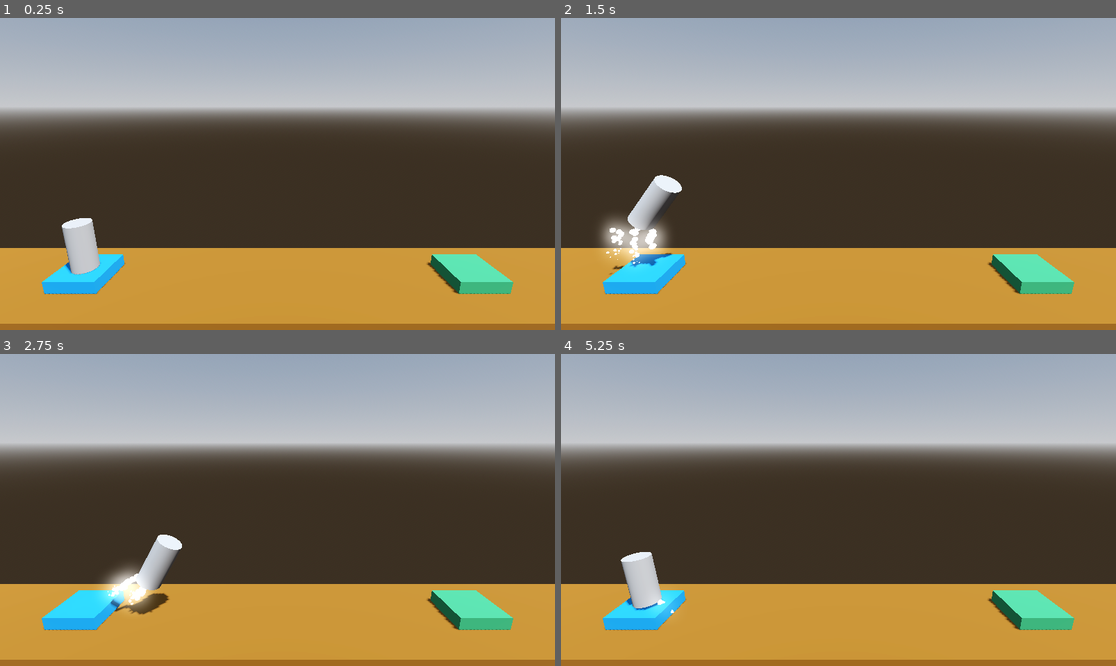
Above: before the commit, frames 1-4 (two rows, left to right).
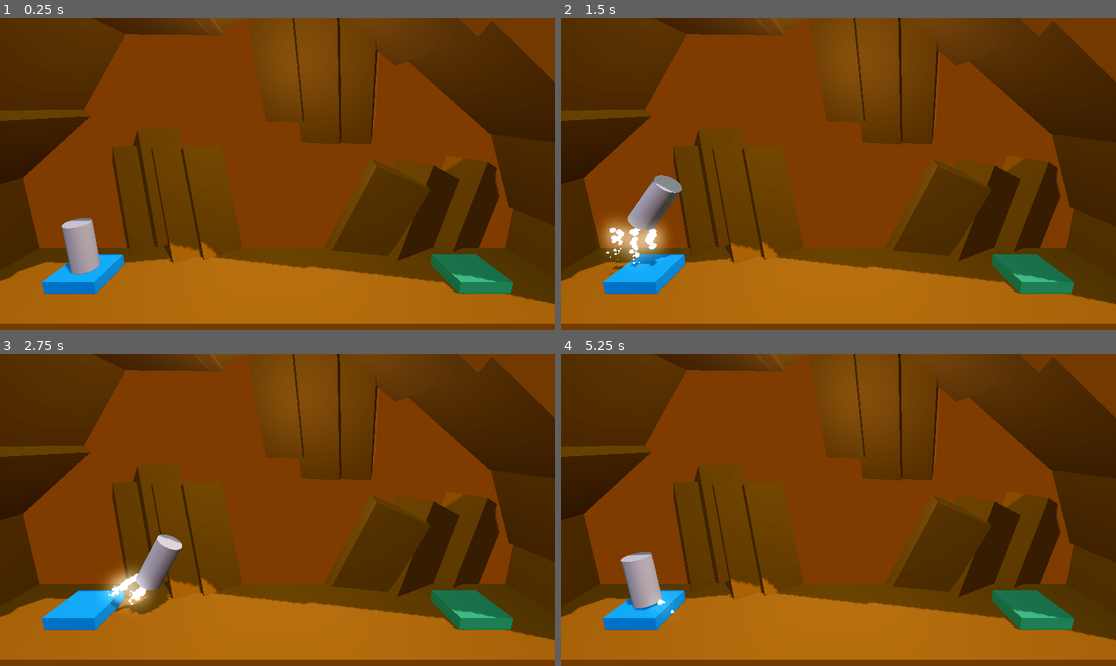
Above: after the commit, the same moments.

Repository: BerkayOzercan/Tutorial-Godot-Project-Boost
Game: Godot game, scene res://Levels/level_1.tscn
The game is run twice, just before and just after one commit, with the same random seed, the same clock (stepped at 60 frames per second) and the same inputs.
Inputs:
- Up to frame 1 (0.25 s): no input
- Up to frame 2 (1.5 s): tap Enter at 0.5 s; hold D (rotate_right) 0.53-1.28 s; hold Space (boost) 0.53-1.28 s; hold A (rotate_left) from 1.28 s (still down); tap Space (boost) at 1.35 s
- Up to frame 3 (2.75 s): release A (rotate_left) at 2.03 s; hold D (rotate_right) from 2.03 s (still down); hold Space (boost) from 2.03 s (still down)
- Up to frame 4 (5.25 s): release Space (boost) at 2.78 s; tap Space (boost) at 2.85, 4.35 s; release D (rotate_right) at 3.53 s; hold Space (boost) 3.53-4.28 s; hold A (rotate_left) from 3.53 s (still down); hold Space (boost) from 5.03 s (still down)

The runs differ from the first frame. In frame 1, 100% of the frame differs, in the area x 0-100%, y 0-100%; in frame 2, 99%; in frame 3, 99%; in frame 4, 100%.

Commit message:
Edit : test levels & lights

Diff:
--- a/Levels/level_1.tscn
+++ b/Levels/level_1.tscn
@@ -10,12 +10,14 @@
 sky_horizon_color = Color(0.64625, 0.65575, 0.67075, 1)
 ground_horizon_color = Color(0.64625, 0.65575, 0.67075, 1)
 
-[sub_resource type="Sky" id="Sky_tl34y"]
+[sub_resource type="Sky" id="Sky_j65p0"]
 sky_material = SubResource("ProceduralSkyMaterial_14uw7")
 
 [sub_resource type="Environment" id="Environment_mia31"]
-background_mode = 2
-sky = SubResource("Sky_tl34y")
+background_mode = 1
+background_color = Color(0.0971755, 0.0492905, 2.10572e-08, 1)
+sky = SubResource("Sky_j65p0")
+ambient_light_source = 3
 tonemap_mode = 2
 glow_enabled = true
 
@@ -26,13 +28,98 @@
 
 [node name="DirectionalLight3D" type="DirectionalLight3D" parent="."]
 transform = Transform3D(0.642788, -0.663414, 0.383022, 0, 0.5, 0.866025, -0.766044, -0.55667, 0.321394, 0, 10, 0)
+light_color = Color(0.606464, 0.497447, 0.553505, 1)
 shadow_enabled = true
+
+[node name="OmniLight3D" type="OmniLight3D" parent="."]
+transform = Transform3D(1, 0, 0, 0, 1, 0, 0, 0, 1, 0, 7.96175, 0)
+light_color = Color(1, 0.961207, 0.832489, 1)
+light_energy = 1.5
+omni_range = 20.0
+omni_attenuation = 0.812254
 
 [node name="Floor" type="CSGBox3D" parent="." groups=["Hazard"]]
 transform = Transform3D(1, 0, 0, 0, 1, 0, 0, 0, 1, 0, -4, 0)
+material_override = ExtResource("1_lp6uf")
 use_collision = true
 size = Vector3(30, 8, 5)
 material = ExtResource("1_lp6uf")
+
+[node name="CSGBox3D" type="CSGBox3D" parent="Floor"]
+transform = Transform3D(1, 0, 0, 0, 1, 0, 0, 0, 1, -13.1895, 5.8456, 0)
+size = Vector3(2, 5.68951, 5)
+
+[node name="CSGBox3D10" type="CSGBox3D" parent="Floor"]
+transform = Transform3D(0.826973, -0.211247, 0.521048, 0, 0.926732, 0.375723, -0.562242, -0.310713, 0.766382, -7.57675, 5.8456, -4.23769)
+size = Vector3(2, 5.68951, 2.91357)
+
+[node name="CSGBox3D11" type="CSGBox3D" parent="Floor"]
+transform = Transform3D(0.826973, -0.211247, 0.521048, 0, 0.926732, 0.375723, -0.562242, -0.310713, 0.766382, -6.07217, 6.74148, -3.92371)
+size = Vector3(2, 5.68951, 2.91357)
+
+[node name="CSGBox3D12" type="CSGBox3D" parent="Floor"]
+transform = Transform3D(0.826973, -0.211247, 0.521048, 0, 0.926732, 0.375723, -0.562242, -0.310713, 0.766382, -5.27145, 5.91452, -3.52544)
+size = Vector3(2, 5.68951, 2.91357)
+
+[node name="CSGBox3D13" type="CSGBox3D" parent="Floor"]
+transform = Transform3D(0.826973, -0.211247, 0.521048, 0, 0.926732, 0.375723, -0.562242, -0.310713, 0.766382, -3.92165, 5.86328, -3.81574)
+size = Vector3(2, 5.68951, 2.91357)
+
+[node name="CSGBox3D14" type="CSGBox3D" parent="Floor"]
+transform = Transform3D(-0.92214, -0.145351, 0.358512, -1.02572e-08, 0.926732, 0.375723, -0.386856, 0.346469, -0.854577, 0.363302, 13.376, -3.97065)
+size = Vector3(2, 5.68951, 2.55103)
+
+[node name="CSGBox3D15" type="CSGBox3D" parent="Floor"]
+transform = Transform3D(-0.92214, -0.145351, 0.358512, -1.02572e-08, 0.926732, 0.375723, -0.386856, 0.346469, -0.854577, 2.12167, 12.9672, -3.7145)
+size = Vector3(2, 7.16812, 2.55103)
+
+[node name="CSGBox3D16" type="CSGBox3D" parent="Floor"]
+transform = Transform3D(-0.92214, -0.145351, 0.358512, -1.02572e-08, 0.926732, 0.375723, -0.386856, 0.346469, -0.854577, 3.66564, 12.9672, -3.7145)
+size = Vector3(2, 7.16812, 2.55103)
+
+[node name="CSGBox3D17" type="CSGBox3D" parent="Floor"]
+transform = Transform3D(-0.192094, 0.368726, -0.909473, -3.55274e-08, 0.926732, 0.375723, 0.981377, 0.0721741, -0.178019, 4.49854, 4.58741, -2.8898)
+size = Vector3(2, 7.16812, 2.55103)
+
+[node name="CSGBox3D18" type="CSGBox3D" parent="Floor"]
+transform = Transform3D(0.47418, 0.330797, -0.815921, -3.55274e-08, 0.926732, 0.375723, 0.880428, -0.17816, 0.439438, 6.52812, 4.58741, -2.8898)
+size = Vector3(2, 7.16812, 2.55103)
+
+[node name="CSGBox3D19" type="CSGBox3D" parent="Floor"]
+transform = Transform3D(0.47418, 0.330797, -0.815921, -3.55274e-08, 0.926732, 0.375723, 0.880428, -0.17816, 0.439438, 9.61101, 4.58741, -3.68101)
+size = Vector3(2, 7.16812, 2.55103)
+
+[node name="CSGBox3D2" type="CSGBox3D" parent="Floor"]
+transform = Transform3D(0.613321, 0.789834, 0, -0.789834, 0.613321, 0, 0, 0, 1, -11.332, 9.62319, 0)
+size = Vector3(2, 5.68951, 5)
+
+[node name="CSGBox3D3" type="CSGBox3D" parent="Floor"]
+transform = Transform3D(-0.802526, -0.596617, 0, 0.596617, -0.802526, 0, 0, 0, 1, -8.58607, 12.7136, 0)
+size = Vector3(2, 5.68951, 5)
+
+[node name="CSGBox3D4" type="CSGBox3D" parent="Floor"]
+transform = Transform3D(0.0113094, -0.999936, 0, 0.999936, 0.0113094, 0, 0, 0, 1, -5.13417, 14.9545, 0)
+size = Vector3(2, 5.68951, 5)
+
+[node name="CSGBox3D5" type="CSGBox3D" parent="Floor"]
+transform = Transform3D(-0.358172, -0.933655, 0, 0.933655, -0.358172, 0, 0, 0, 1, -0.534401, 15.8456, 0)
+size = Vector3(2, 5.68951, 5)
+
+[node name="CSGBox3D6" type="CSGBox3D" parent="Floor"]
+transform = Transform3D(0.602776, -0.79791, 0, 0.79791, 0.602776, 0, 0, 0, 1, 3.42653, 15.2293, 0)
+size = Vector3(2, 5.68951, 5)
+
+[node name="CSGBox3D7" type="CSGBox3D" parent="Floor"]
+transform = Transform3D(0.602776, -0.79791, 0, 0.79791, 0.602776, 0, 0, 0, 1, 8.10111, 12.2872, 0)
+size = Vector3(2, 5.68951, 5)
+
+[node name="CSGBox3D8" type="CSGBox3D" parent="Floor"]
+transform = Transform3D(0.999811, -0.0194419, 0, 0.0194419, 0.999811, 0, 0, 0, 1, 12.6037, 6.43879, 0)
+size = Vector3(2, 5.68951, 5)
+
+[node name="CSGBox3D9" type="CSGBox3D" parent="Floor"]
+transform = Transform3D(0.915873, -0.401468, 0, 0.401468, 0.915873, 0, 0, 0, 1, 11.1441, 9.23213, 0)
+size = Vector3(2, 5.68951, 5)
 
 [node name="LunchPad" type="CSGBox3D" parent="."]
 transform = Transform3D(1, 0, 0, 0, 1, 0, 0, 0, 1, -8, 0.25, 0)
--- a/Levels/level_2.tscn
+++ b/Levels/level_2.tscn
@@ -6,33 +6,120 @@
 [ext_resource type="Script" path="res://Scripts/LandingPad.gd" id="4_3jxm7"]
 [ext_resource type="PackedScene" uid="uid://dic5jfwahf0yv" path="res://player.tscn" id="5_ge0da"]
 
-[sub_resource type="ProceduralSkyMaterial" id="ProceduralSkyMaterial_14uw7"]
+[sub_resource type="ProceduralSkyMaterial" id="ProceduralSkyMaterial_00s08"]
 sky_horizon_color = Color(0.64625, 0.65575, 0.67075, 1)
 ground_horizon_color = Color(0.64625, 0.65575, 0.67075, 1)
 
 [sub_resource type="Sky" id="Sky_tl34y"]
-sky_material = SubResource("ProceduralSkyMaterial_14uw7")
+sky_material = SubResource("ProceduralSkyMaterial_00s08")
 
-[sub_resource type="Environment" id="Environment_mia31"]
-background_mode = 2
+[sub_resource type="Environment" id="Environment_3fdaw"]
+background_mode = 1
+background_color = Color(0.0971755, 0.0492905, 2.10572e-08, 1)
 sky = SubResource("Sky_tl34y")
+ambient_light_source = 3
 tonemap_mode = 2
 glow_enabled = true
 
 [node name="Level" type="Node3D"]
 
 [node name="WorldEnvironment" type="WorldEnvironment" parent="."]
-environment = SubResource("Environment_mia31")
+environment = SubResource("Environment_3fdaw")
 
 [node name="DirectionalLight3D" type="DirectionalLight3D" parent="."]
-transform = Transform3D(0.642788, -0.663414, 0.383022, 0, 0.5, 0.866025, -0.766044, -0.55667, 0.321394, 0, 10, 0)
+transform = Transform3D(0.642788, -0.663414, 0.383022, 0, 0.5, 0.866025, -0.766044, -0.556671, 0.321394, 0, 10, 0)
+light_color = Color(0.606464, 0.497447, 0.553505, 1)
 shadow_enabled = true
+
+[node name="OmniLight3D" type="OmniLight3D" parent="."]
+transform = Transform3D(1, 0, 0, 0, 1, 0, 0, 0, 1, 0, 7.96175, 0)
+light_color = Color(1, 0.961207, 0.832489, 1)
+light_energy = 1.5
+omni_range = 20.0
+omni_attenuation = 0.812254
 
 [node name="Floor" type="CSGBox3D" parent="." groups=["Hazard"]]
 transform = Transform3D(1, 0, 0, 0, 1, 0, 0, 0, 1, 0, -4, 0)
+material_override = ExtResource("1_pq0h7")
 use_collision = true
 size = Vector3(30, 8, 5)
 material = ExtResource("1_pq0h7")
+
+[node name="CSGBox3D" type="CSGBox3D" parent="Floor"]
+transform = Transform3D(1, 0, 0, 0, 1, 0, 0, 0, 1, -13.1895, 5.8456, 0)
+size = Vector3(2, 5.68951, 5)
+
+[node name="CSGBox3D10" type="CSGBox3D" parent="Floor"]
+transform = Transform3D(0.826973, -0.211247, 0.521048, 0, 0.926732, 0.375723, -0.562242, -0.310713, 0.766382, -7.57675, 5.8456, -4.23769)
+size = Vector3(2, 5.68951, 2.91357)
+
+[node name="CSGBox3D11" type="CSGBox3D" parent="Floor"]
+transform = Transform3D(0.826973, -0.211247, 0.521048, 0, 0.926732, 0.375723, -0.562242, -0.310713, 0.766382, -6.07217, 6.74148, -3.92371)
+size = Vector3(2, 5.68951, 2.91357)
+
+[node name="CSGBox3D12" type="CSGBox3D" parent="Floor"]
+transform = Transform3D(0.826973, -0.211247, 0.521048, 0, 0.926732, 0.375723, -0.562242, -0.310713, 0.766382, -5.27145, 5.91452, -3.52544)
+size = Vector3(2, 5.68951, 2.91357)
+
+[node name="CSGBox3D13" type="CSGBox3D" parent="Floor"]
+transform = Transform3D(0.826973, -0.211247, 0.521048, 0, 0.926732, 0.375723, -0.562242, -0.310713, 0.766382, -3.92165, 5.86328, -3.81574)
+size = Vector3(2, 5.68951, 2.91357)
+
+[node name="CSGBox3D14" type="CSGBox3D" parent="Floor"]
+transform = Transform3D(-0.92214, -0.145351, 0.358512, -1.02572e-08, 0.926732, 0.375723, -0.386856, 0.346469, -0.854577, 0.363302, 13.376, -3.97065)
+size = Vector3(2, 5.68951, 2.55103)
+
+[node name="CSGBox3D15" type="CSGBox3D" parent="Floor"]
+transform = Transform3D(-0.92214, -0.145351, 0.358512, -1.02572e-08, 0.926732, 0.375723, -0.386856, 0.346469, -0.854577, 2.12167, 12.9672, -3.7145)
+size = Vector3(2, 7.16812, 2.55103)
+
+[node name="CSGBox3D16" type="CSGBox3D" parent="Floor"]
+transform = Transform3D(-0.92214, -0.145351, 0.358512, -1.02572e-08, 0.926732, 0.375723, -0.386856, 0.346469, -0.854577, 3.66564, 12.9672, -3.7145)
+size = Vector3(2, 7.16812, 2.55103)
+
+[node name="CSGBox3D17" type="CSGBox3D" parent="Floor"]
+transform = Transform3D(-0.192094, 0.368726, -0.909473, -3.55274e-08, 0.926732, 0.375723, 0.981377, 0.0721741, -0.178019, 4.49854, 4.58741, -2.8898)
+size = Vector3(2, 7.16812, 2.55103)
+
+[node name="CSGBox3D18" type="CSGBox3D" parent="Floor"]
+transform = Transform3D(0.47418, 0.330797, -0.815921, -3.55274e-08, 0.926732, 0.375723, 0.880428, -0.17816, 0.439438, 6.52812, 4.58741, -2.8898)
+size = Vector3(2, 7.16812, 2.55103)
+
+[node name="CSGBox3D19" type="CSGBox3D" parent="Floor"]
+transform = Transform3D(0.47418, 0.330797, -0.815921, -3.55274e-08, 0.926732, 0.375723, 0.880428, -0.17816, 0.439438, 9.61101, 4.58741, -3.68101)
+size = Vector3(2, 7.16812, 2.55103)
+
+[node name="CSGBox3D2" type="CSGBox3D" parent="Floor"]
+transform = Transform3D(0.613321, 0.789834, 0, -0.789834, 0.613321, 0, 0, 0, 1, -11.332, 9.62319, 0)
+size = Vector3(2, 5.68951, 5)
+
+[node name="CSGBox3D3" type="CSGBox3D" parent="Floor"]
+transform = Transform3D(-0.802526, -0.596617, 0, 0.596617, -0.802526, 0, 0, 0, 1, -8.58607, 12.7136, 0)
+size = Vector3(2, 5.68951, 5)
+
+[node name="CSGBox3D4" type="CSGBox3D" parent="Floor"]
+transform = Transform3D(0.0113094, -0.999936, 0, 0.999936, 0.0113094, 0, 0, 0, 1, -5.13417, 14.9545, 0)
+size = Vector3(2, 5.68951, 5)
+
+[node name="CSGBox3D5" type="CSGBox3D" parent="Floor"]
+transform = Transform3D(-0.358172, -0.933655, 0, 0.933655, -0.358172, 0, 0, 0, 1, -0.534401, 15.8456, 0)
+size = Vector3(2, 5.68951, 5)
+
+[node name="CSGBox3D6" type="CSGBox3D" parent="Floor"]
+transform = Transform3D(0.602776, -0.79791, 0, 0.79791, 0.602776, 0, 0, 0, 1, 3.42653, 15.2293, 0)
+size = Vector3(2, 5.68951, 5)
+
+[node name="CSGBox3D7" type="CSGBox3D" parent="Floor"]
+transform = Transform3D(0.602776, -0.79791, 0, 0.79791, 0.602776, 0, 0, 0, 1, 8.10111, 12.2872, 0)
+size = Vector3(2, 5.68951, 5)
+
+[node name="CSGBox3D8" type="CSGBox3D" parent="Floor"]
+transform = Transform3D(0.999811, -0.0194419, 0, 0.0194419, 0.999811, 0, 0, 0, 1, 12.6037, 6.43879, 0)
+size = Vector3(2, 5.68951, 5)
+
+[node name="CSGBox3D9" type="CSGBox3D" parent="Floor"]
+transform = Transform3D(0.915873, -0.401468, 0, 0.401468, 0.915873, 0, 0, 0, 1, 11.1441, 9.23213, 0)
+size = Vector3(2, 5.68951, 5)
 
 [node name="Obstacle" type="CSGBox3D" parent="." groups=["Hazard"]]
 transform = Transform3D(1, 0, 0, 0, 1, 0, 0, 0, 1, 0, 1.5, 0)
--- a/Levels/level_3.tscn
+++ b/Levels/level_3.tscn
@@ -6,33 +6,120 @@
 [ext_resource type="Script" path="res://Scripts/LandingPad.gd" id="4_h6hhe"]
 [ext_resource type="PackedScene" uid="uid://dic5jfwahf0yv" path="res://player.tscn" id="5_6klgp"]
 
-[sub_resource type="ProceduralSkyMaterial" id="ProceduralSkyMaterial_14uw7"]
+[sub_resource type="ProceduralSkyMaterial" id="ProceduralSkyMaterial_jd8p4"]
 sky_horizon_color = Color(0.64625, 0.65575, 0.67075, 1)
 ground_horizon_color = Color(0.64625, 0.65575, 0.67075, 1)
 
-[sub_resource type="Sky" id="Sky_tl34y"]
-sky_material = SubResource("ProceduralSkyMaterial_14uw7")
+[sub_resource type="Sky" id="Sky_iv1s5"]
+sky_material = SubResource("ProceduralSkyMaterial_jd8p4")
 
-[sub_resource type="Environment" id="Environment_mia31"]
-background_mode = 2
-sky = SubResource("Sky_tl34y")
+[sub_resource type="Environment" id="Environment_tkaxr"]
+background_mode = 1
+background_color = Color(0.0971755, 0.0492905, 2.10572e-08, 1)
+sky = SubResource("Sky_iv1s5")
+ambient_light_source = 3
 tonemap_mode = 2
 glow_enabled = true
 
 [node name="Level" type="Node3D"]
 
 [node name="WorldEnvironment" type="WorldEnvironment" parent="."]
-environment = SubResource("Environment_mia31")
+environment = SubResource("Environment_tkaxr")
 
 [node name="DirectionalLight3D" type="DirectionalLight3D" parent="."]
-transform = Transform3D(0.642788, -0.663414, 0.383022, 0, 0.5, 0.866025, -0.766044, -0.55667, 0.321394, 0, 10, 0)
+transform = Transform3D(0.642788, -0.663414, 0.383022, 0, 0.5, 0.866025, -0.766044, -0.556671, 0.321394, 0, 10, 0)
+light_color = Color(0.606464, 0.497447, 0.553505, 1)
 shadow_enabled = true
+
+[node name="OmniLight3D" type="OmniLight3D" parent="."]
+transform = Transform3D(1, 0, 0, 0, 1, 0, 0, 0, 1, 0, 7.96175, 0)
+light_color = Color(1, 0.961207, 0.832489, 1)
+light_energy = 1.5
+omni_range = 20.0
+omni_attenuation = 0.812254
 
 [node name="Floor" type="CSGBox3D" parent="." groups=["Hazard"]]
 transform = Transform3D(1, 0, 0, 0, 1, 0, 0, 0, 1, 0, -4, 0)
+material_override = ExtResource("1_gvn3g")
 use_collision = true
 size = Vector3(30, 8, 5)
 material = ExtResource("1_gvn3g")
+
+[node name="CSGBox3D" type="CSGBox3D" parent="Floor"]
+transform = Transform3D(1, 0, 0, 0, 1, 0, 0, 0, 1, -13.1895, 5.8456, 0)
+size = Vector3(2, 5.68951, 5)
+
+[node name="CSGBox3D10" type="CSGBox3D" parent="Floor"]
+transform = Transform3D(0.826973, -0.211247, 0.521048, 0, 0.926732, 0.375723, -0.562242, -0.310713, 0.766382, -7.57675, 5.8456, -4.23769)
+size = Vector3(2, 5.68951, 2.91357)
+
+[node name="CSGBox3D11" type="CSGBox3D" parent="Floor"]
+transform = Transform3D(0.826973, -0.211247, 0.521048, 0, 0.926732, 0.375723, -0.562242, -0.310713, 0.766382, -6.07217, 6.74148, -3.92371)
+size = Vector3(2, 5.68951, 2.91357)
+
+[node name="CSGBox3D12" type="CSGBox3D" parent="Floor"]
+transform = Transform3D(0.826973, -0.211247, 0.521048, 0, 0.926732, 0.375723, -0.562242, -0.310713, 0.766382, -5.27145, 5.91452, -3.52544)
+size = Vector3(2, 5.68951, 2.91357)
+
+[node name="CSGBox3D13" type="CSGBox3D" parent="Floor"]
+transform = Transform3D(0.826973, -0.211247, 0.521048, 0, 0.926732, 0.375723, -0.562242, -0.310713, 0.766382, -3.92165, 5.86328, -3.81574)
+size = Vector3(2, 5.68951, 2.91357)
+
+[node name="CSGBox3D14" type="CSGBox3D" parent="Floor"]
+transform = Transform3D(-0.92214, -0.145351, 0.358512, -1.02572e-08, 0.926732, 0.375723, -0.386856, 0.346469, -0.854577, 0.363302, 13.376, -3.97065)
+size = Vector3(2, 5.68951, 2.55103)
+
+[node name="CSGBox3D15" type="CSGBox3D" parent="Floor"]
+transform = Transform3D(-0.92214, -0.145351, 0.358512, -1.02572e-08, 0.926732, 0.375723, -0.386856, 0.346469, -0.854577, 2.12167, 12.9672, -3.7145)
+size = Vector3(2, 7.16812, 2.55103)
+
+[node name="CSGBox3D16" type="CSGBox3D" parent="Floor"]
+transform = Transform3D(-0.92214, -0.145351, 0.358512, -1.02572e-08, 0.926732, 0.375723, -0.386856, 0.346469, -0.854577, 3.66564, 12.9672, -3.7145)
+size = Vector3(2, 7.16812, 2.55103)
+
+[node name="CSGBox3D17" type="CSGBox3D" parent="Floor"]
+transform = Transform3D(-0.192094, 0.368726, -0.909473, -3.55274e-08, 0.926732, 0.375723, 0.981377, 0.0721741, -0.178019, 4.49854, 4.58741, -2.8898)
+size = Vector3(2, 7.16812, 2.55103)
+
+[node name="CSGBox3D18" type="CSGBox3D" parent="Floor"]
+transform = Transform3D(0.47418, 0.330797, -0.815921, -3.55274e-08, 0.926732, 0.375723, 0.880428, -0.17816, 0.439438, 6.52812, 4.58741, -2.8898)
+size = Vector3(2, 7.16812, 2.55103)
+
+[node name="CSGBox3D19" type="CSGBox3D" parent="Floor"]
+transform = Transform3D(0.47418, 0.330797, -0.815921, -3.55274e-08, 0.926732, 0.375723, 0.880428, -0.17816, 0.439438, 9.61101, 4.58741, -3.68101)
+size = Vector3(2, 7.16812, 2.55103)
+
+[node name="CSGBox3D2" type="CSGBox3D" parent="Floor"]
+transform = Transform3D(0.613321, 0.789834, 0, -0.789834, 0.613321, 0, 0, 0, 1, -11.332, 9.62319, 0)
+size = Vector3(2, 5.68951, 5)
+
+[node name="CSGBox3D3" type="CSGBox3D" parent="Floor"]
+transform = Transform3D(-0.802526, -0.596617, 0, 0.596617, -0.802526, 0, 0, 0, 1, -8.58607, 12.7136, 0)
+size = Vector3(2, 5.68951, 5)
+
+[node name="CSGBox3D4" type="CSGBox3D" parent="Floor"]
+transform = Transform3D(0.0113094, -0.999936, 0, 0.999936, 0.0113094, 0, 0, 0, 1, -5.13417, 14.9545, 0)
+size = Vector3(2, 5.68951, 5)
+
+[node name="CSGBox3D5" type="CSGBox3D" parent="Floor"]
+transform = Transform3D(-0.358172, -0.933655, 0, 0.933655, -0.358172, 0, 0, 0, 1, -0.534401, 15.8456, 0)
+size = Vector3(2, 5.68951, 5)
+
+[node name="CSGBox3D6" type="CSGBox3D" parent="Floor"]
+transform = Transform3D(0.602776, -0.79791, 0, 0.79791, 0.602776, 0, 0, 0, 1, 3.42653, 15.2293, 0)
+size = Vector3(2, 5.68951, 5)
+
+[node name="CSGBox3D7" type="CSGBox3D" parent="Floor"]
+transform = Transform3D(0.602776, -0.79791, 0, 0.79791, 0.602776, 0, 0, 0, 1, 8.10111, 12.2872, 0)
+size = Vector3(2, 5.68951, 5)
+
+[node name="CSGBox3D8" type="CSGBox3D" parent="Floor"]
+transform = Transform3D(0.999811, -0.0194419, 0, 0.0194419, 0.999811, 0, 0, 0, 1, 12.6037, 6.43879, 0)
+size = Vector3(2, 5.68951, 5)
+
+[node name="CSGBox3D9" type="CSGBox3D" parent="Floor"]
+transform = Transform3D(0.915873, -0.401468, 0, 0.401468, 0.915873, 0, 0, 0, 1, 11.1441, 9.23213, 0)
+size = Vector3(2, 5.68951, 5)
 
 [node name="Obstacle" type="CSGBox3D" parent="." groups=["Hazard"]]
 transform = Transform3D(1, 0, 0, 0, 1, 0, 0, 0, 1, 0, 1.5, 0)
@@ -72,7 +159,7 @@
 size = Vector3(2, 0.5, 2)
 material = ExtResource("2_lk70i")
 script = ExtResource("4_h6hhe")
-level_file_path = "res://Levels/level_1.tscn"
+level_file_path = "res://Levels/level_4.tscn"
 
 [node name="Camera3D" type="Camera3D" parent="."]
 transform = Transform3D(1, 0, 0, 0, 0.970296, 0.241922, 0, -0.241922, 0.970296, 0, 7, 10)
--- a/Levels/level_4.tscn
+++ b/Levels/level_4.tscn
@@ -7,33 +7,120 @@
 [ext_resource type="PackedScene" uid="uid://dic5jfwahf0yv" path="res://player.tscn" id="5_3jxqq"]
 [ext_resource type="PackedScene" uid="uid://gi50blwd6am5" path="res://Obstacles/moving_hazard.tscn" id="6_m38wt"]
 
-[sub_resource type="ProceduralSkyMaterial" id="ProceduralSkyMaterial_14uw7"]
+[sub_resource type="ProceduralSkyMaterial" id="ProceduralSkyMaterial_f1mwb"]
 sky_horizon_color = Color(0.64625, 0.65575, 0.67075, 1)
 ground_horizon_color = Color(0.64625, 0.65575, 0.67075, 1)
 
-[sub_resource type="Sky" id="Sky_tl34y"]
-sky_material = SubResource("ProceduralSkyMaterial_14uw7")
+[sub_resource type="Sky" id="Sky_ew6is"]
+sky_material = SubResource("ProceduralSkyMaterial_f1mwb")
 
-[sub_resource type="Environment" id="Environment_mia31"]
-background_mode = 2
-sky = SubResource("Sky_tl34y")
+[sub_resource type="Environment" id="Environment_piwp3"]
+background_mode = 1
+background_color = Color(0.0971755, 0.0492905, 2.10572e-08, 1)
+sky = SubResource("Sky_ew6is")
+ambient_light_source = 3
 tonemap_mode = 2
 glow_enabled = true
 
 [node name="Level" type="Node3D"]
 
 [node name="WorldEnvironment" type="WorldEnvironment" parent="."]
-environment = SubResource("Environment_mia31")
+environment = SubResource("Environment_piwp3")
 
 [node name="DirectionalLight3D" type="DirectionalLight3D" parent="."]
-transform = Transform3D(0.642788, -0.663414, 0.383022, 0, 0.5, 0.866025, -0.766044, -0.55667, 0.321394, 0, 10, 0)
+transform = Transform3D(0.642788, -0.663414, 0.383022, 0, 0.5, 0.866025, -0.766044, -0.556671, 0.321394, 0, 10, 0)
+light_color = Color(0.606464, 0.497447, 0.553505, 1)
 shadow_enabled = true
+
+[node name="OmniLight3D" type="OmniLight3D" parent="."]
+transform = Transform3D(1, 0, 0, 0, 1, 0, 0, 0, 1, 0, 7.96175, 0)
+light_color = Color(1, 0.961207, 0.832489, 1)
+light_energy = 1.5
+omni_range = 20.0
+omni_attenuation = 0.812254
 
 [node name="Floor" type="CSGBox3D" parent="." groups=["Hazard"]]
 transform = Transform3D(1, 0, 0, 0, 1, 0, 0, 0, 1, 0, -4, 0)
+material_override = ExtResource("1_fd6wq")
 use_collision = true
 size = Vector3(30, 8, 5)
 material = ExtResource("1_fd6wq")
+
+[node name="CSGBox3D" type="CSGBox3D" parent="Floor"]
+transform = Transform3D(1, 0, 0, 0, 1, 0, 0, 0, 1, -13.1895, 5.8456, 0)
+size = Vector3(2, 5.68951, 5)
+
+[node name="CSGBox3D10" type="CSGBox3D" parent="Floor"]
+transform = Transform3D(0.826973, -0.211247, 0.521048, 0, 0.926732, 0.375723, -0.562242, -0.310713, 0.766382, -7.57675, 5.8456, -4.23769)
+size = Vector3(2, 5.68951, 2.91357)
+
+[node name="CSGBox3D11" type="CSGBox3D" parent="Floor"]
+transform = Transform3D(0.826973, -0.211247, 0.521048, 0, 0.926732, 0.375723, -0.562242, -0.310713, 0.766382, -6.07217, 6.74148, -3.92371)
+size = Vector3(2, 5.68951, 2.91357)
+
+[node name="CSGBox3D12" type="CSGBox3D" parent="Floor"]
+transform = Transform3D(0.826973, -0.211247, 0.521048, 0, 0.926732, 0.375723, -0.562242, -0.310713, 0.766382, -5.27145, 5.91452, -3.52544)
+size = Vector3(2, 5.68951, 2.91357)
+
+[node name="CSGBox3D13" type="CSGBox3D" parent="Floor"]
+transform = Transform3D(0.826973, -0.211247, 0.521048, 0, 0.926732, 0.375723, -0.562242, -0.310713, 0.766382, -3.92165, 5.86328, -3.81574)
+size = Vector3(2, 5.68951, 2.91357)
+
+[node name="CSGBox3D14" type="CSGBox3D" parent="Floor"]
+transform = Transform3D(-0.92214, -0.145351, 0.358512, -1.02572e-08, 0.926732, 0.375723, -0.386856, 0.346469, -0.854577, 0.363302, 13.376, -3.97065)
+size = Vector3(2, 5.68951, 2.55103)
+
+[node name="CSGBox3D15" type="CSGBox3D" parent="Floor"]
+transform = Transform3D(-0.92214, -0.145351, 0.358512, -1.02572e-08, 0.926732, 0.375723, -0.386856, 0.346469, -0.854577, 2.12167, 12.9672, -3.7145)
+size = Vector3(2, 7.16812, 2.55103)
+
+[node name="CSGBox3D16" type="CSGBox3D" parent="Floor"]
+transform = Transform3D(-0.92214, -0.145351, 0.358512, -1.02572e-08, 0.926732, 0.375723, -0.386856, 0.346469, -0.854577, 3.66564, 12.9672, -3.7145)
+size = Vector3(2, 7.16812, 2.55103)
+
+[node name="CSGBox3D17" type="CSGBox3D" parent="Floor"]
+transform = Transform3D(-0.192094, 0.368726, -0.909473, -3.55274e-08, 0.926732, 0.375723, 0.981377, 0.0721741, -0.178019, 4.49854, 4.58741, -2.8898)
+size = Vector3(2, 7.16812, 2.55103)
+
+[node name="CSGBox3D18" type="CSGBox3D" parent="Floor"]
+transform = Transform3D(0.47418, 0.330797, -0.815921, -3.55274e-08, 0.926732, 0.375723, 0.880428, -0.17816, 0.439438, 6.52812, 4.58741, -2.8898)
+size = Vector3(2, 7.16812, 2.55103)
+
+[node name="CSGBox3D19" type="CSGBox3D" parent="Floor"]
+transform = Transform3D(0.47418, 0.330797, -0.815921, -3.55274e-08, 0.926732, 0.375723, 0.880428, -0.17816, 0.439438, 9.61101, 4.58741, -3.68101)
+size = Vector3(2, 7.16812, 2.55103)
+
+[node name="CSGBox3D2" type="CSGBox3D" parent="Floor"]
+transform = Transform3D(0.613321, 0.789834, 0, -0.789834, 0.613321, 0, 0, 0, 1, -11.332, 9.62319, 0)
+size = Vector3(2, 5.68951, 5)
+
+[node name="CSGBox3D3" type="CSGBox3D" parent="Floor"]
+transform = Transform3D(-0.802526, -0.596617, 0, 0.596617, -0.802526, 0, 0, 0, 1, -8.58607, 12.7136, 0)
+size = Vector3(2, 5.68951, 5)
+
+[node name="CSGBox3D4" type="CSGBox3D" parent="Floor"]
+transform = Transform3D(0.0113094, -0.999936, 0, 0.999936, 0.0113094, 0, 0, 0, 1, -5.13417, 14.9545, 0)
+size = Vector3(2, 5.68951, 5)
+
+[node name="CSGBox3D5" type="CSGBox3D" parent="Floor"]
+transform = Transform3D(-0.358172, -0.933655, 0, 0.933655, -0.358172, 0, 0, 0, 1, -0.534401, 15.8456, 0)
+size = Vector3(2, 5.68951, 5)
+
+[node name="CSGBox3D6" type="CSGBox3D" parent="Floor"]
+transform = Transform3D(0.602776, -0.79791, 0, 0.79791, 0.602776, 0, 0, 0, 1, 3.42653, 15.2293, 0)
+size = Vector3(2, 5.68951, 5)
+
+[node name="CSGBox3D7" type="CSGBox3D" parent="Floor"]
+transform = Transform3D(0.602776, -0.79791, 0, 0.79791, 0.602776, 0, 0, 0, 1, 8.10111, 12.2872, 0)
+size = Vector3(2, 5.68951, 5)
+
+[node name="CSGBox3D8" type="CSGBox3D" parent="Floor"]
+transform = Transform3D(0.999811, -0.0194419, 0, 0.0194419, 0.999811, 0, 0, 0, 1, 12.6037, 6.43879, 0)
+size = Vector3(2, 5.68951, 5)
+
+[node name="CSGBox3D9" type="CSGBox3D" parent="Floor"]
+transform = Transform3D(0.915873, -0.401468, 0, 0.401468, 0.915873, 0, 0, 0, 1, 11.1441, 9.23213, 0)
+size = Vector3(2, 5.68951, 5)
 
 [node name="Obstacle2" type="CSGBox3D" parent="." groups=["Hazard"]]
 transform = Transform3D(1, 0, 0, 0, 1, 0, 0, 0, 1, -4, 1, 0)
